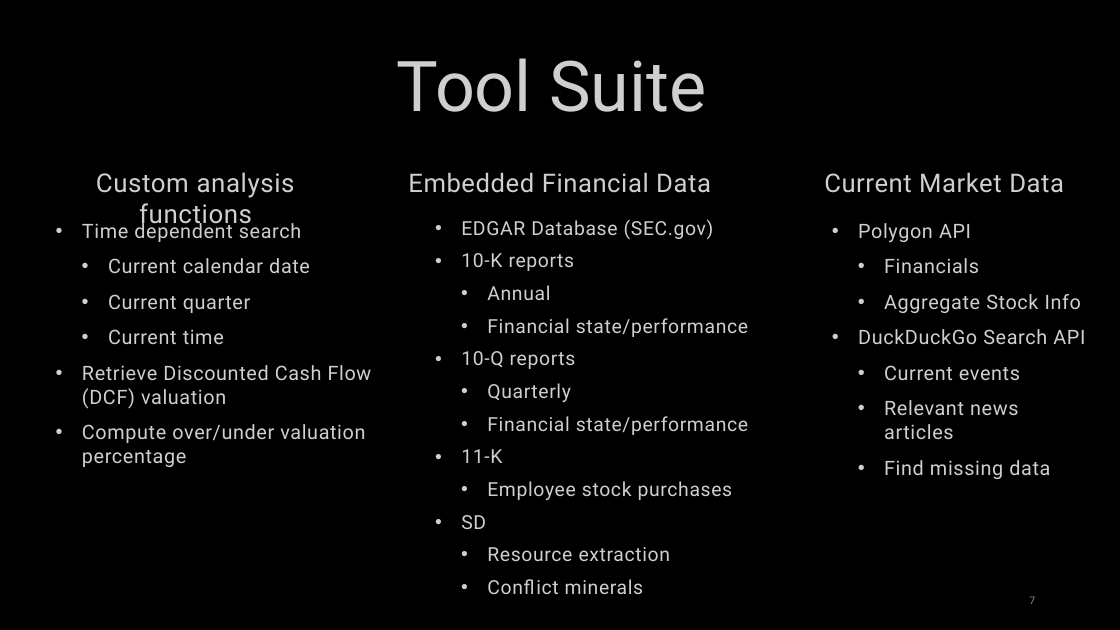
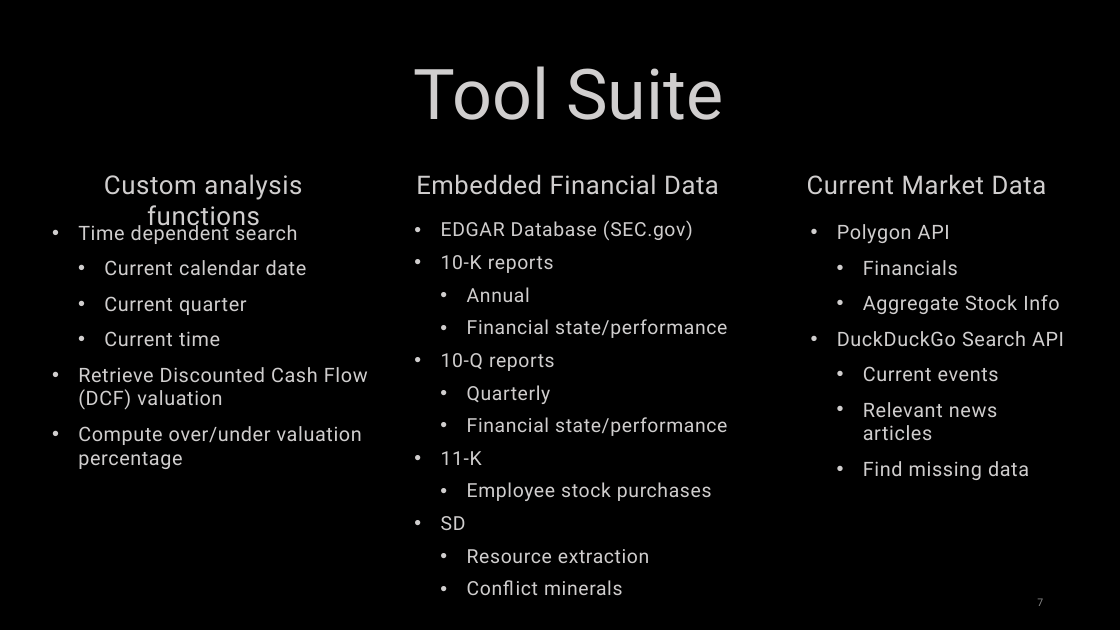
Before and after one commit to rcwaterman/SimpliFInance, a slide deck: slide 7 of SimpliFinance.pptx. Drawn at 1120x630 pixels with LibreOffice and Linux fonts; fonts in the diff are those of the drawing. Boxes give left, top, right and bottom in pixels: in the first picture for what was removed or moved away, otherwise in the second. Text is boxed around its words. In the diff, an @@ line names an element or a change of style, - is before the commit and + after.

```diff
--- a/SimpliFinance.pptx
+++ b/SimpliFinance.pptx
@@ text "Tool Suite": place and size @@
-text "Tool Suite" at (397,58,706,112)
+text "Tool Suite" at (414,66,723,120)
@@ 2 texts, 1 page number: place and size @@
-2 texts, 1 page number at (96,172,1035,604)
+2 texts, 1 page number at (104,174,1043,606)
@@ text "Time dependent search": place and size @@
-text "Time dependent search" at (82,220,372,467)
+text "Time dependent search" at (78,221,368,469)
@@ 3 texts: place and size @@
-3 texts at (461,172,1085,594)
+3 texts at (441,174,1064,595)
```
Also in this commit, not shown: 1 other slide changed, 1 slide added.
